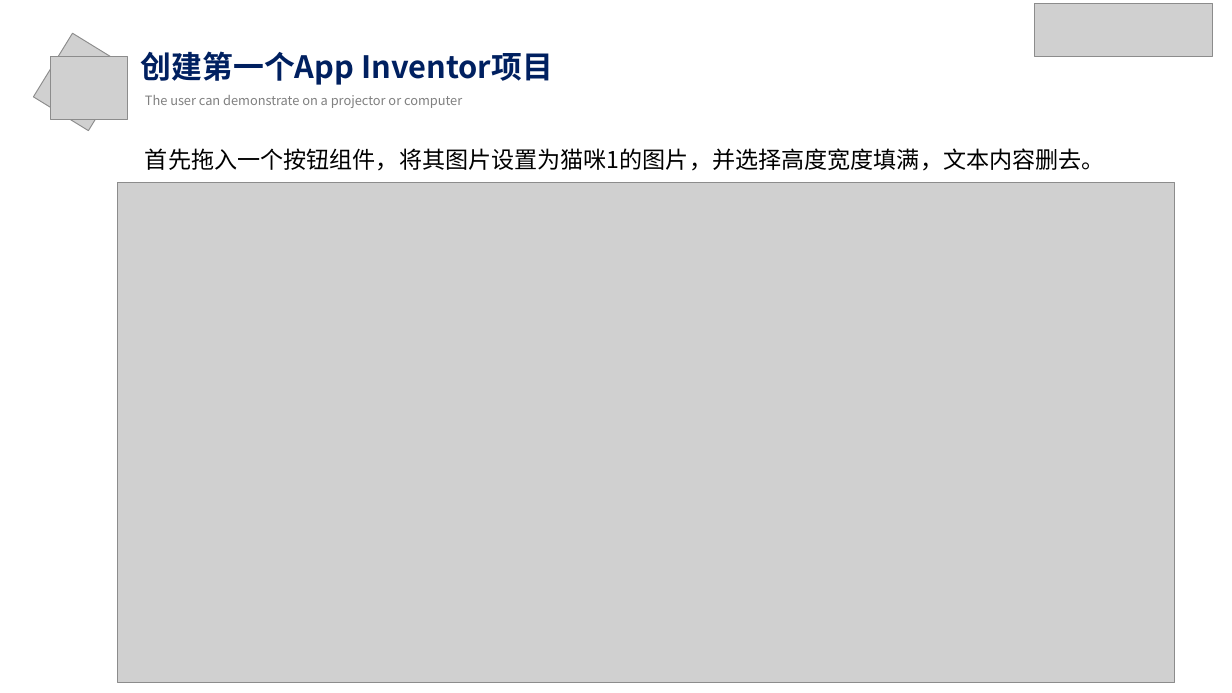
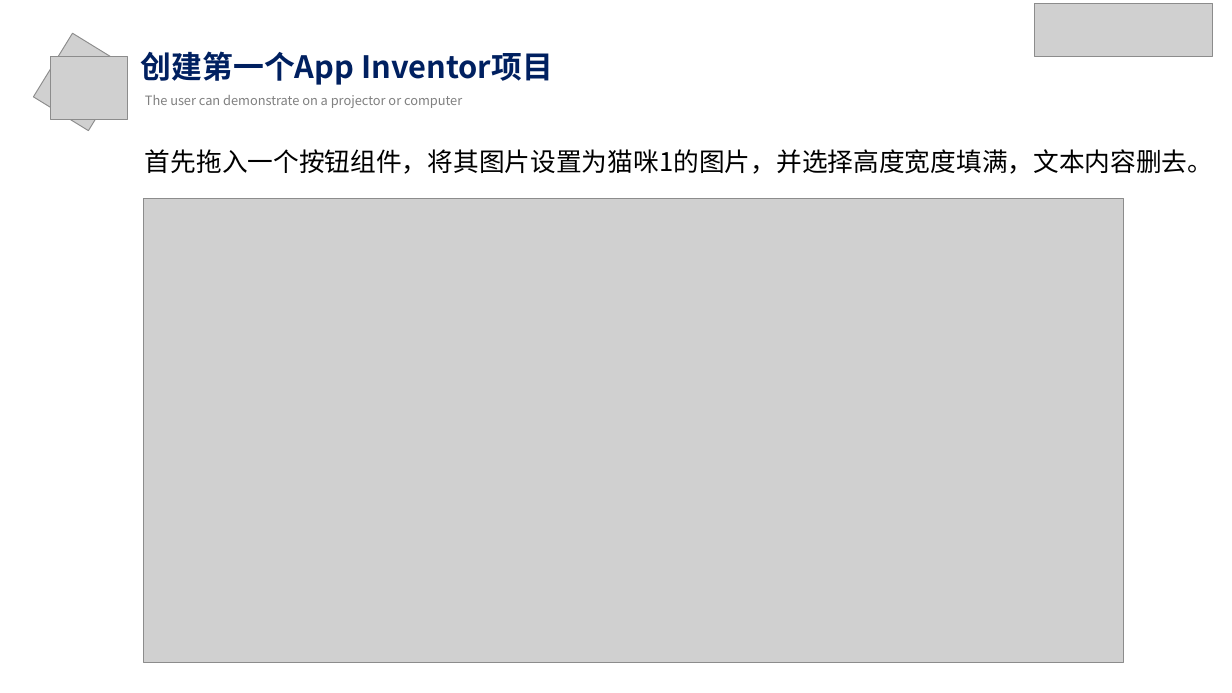
Before and after one commit to appInventorPro/pro, a slide deck: slide 4 of ppt/案例一.2.pptx. Drawn at 1232x693 pixels with LibreOffice and Linux fonts; fonts in the diff are those of the drawing; grey boxes stand for pictures. Boxes give left, top, right and bottom in pixels: in the first picture for what was removed or moved away, otherwise in the second. Text is boxed around its words. In the diff, an @@ line names an element or a change of style, - is before the commit and + after.

```diff
--- a/ppt/案例一.2.pptx
+++ b/ppt/案例一.2.pptx
@@ text "首先拖入一个按钮组件，将其图片设置为猫咪1的图片，并选择高度宽度填满，文本内容删去。" at (x1=145, y1=149, x2=1213, y2=174): size 18 to 20 pt @@
@@ picture resized from (x1=117, y1=182, x2=1175, y2=683) to (x1=143, y1=198, x2=1124, y2=662) @@
```
Also in this commit, not shown: 8 other slides changed, 5 other files.
